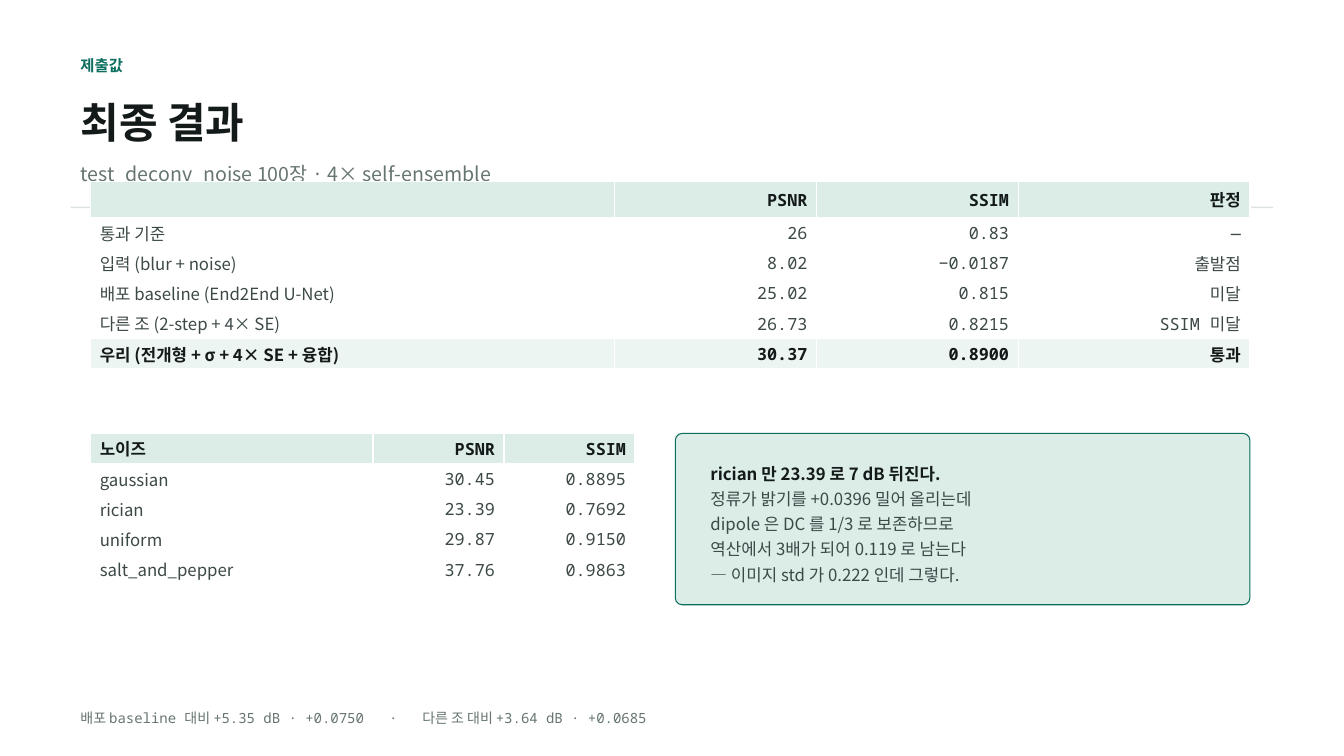
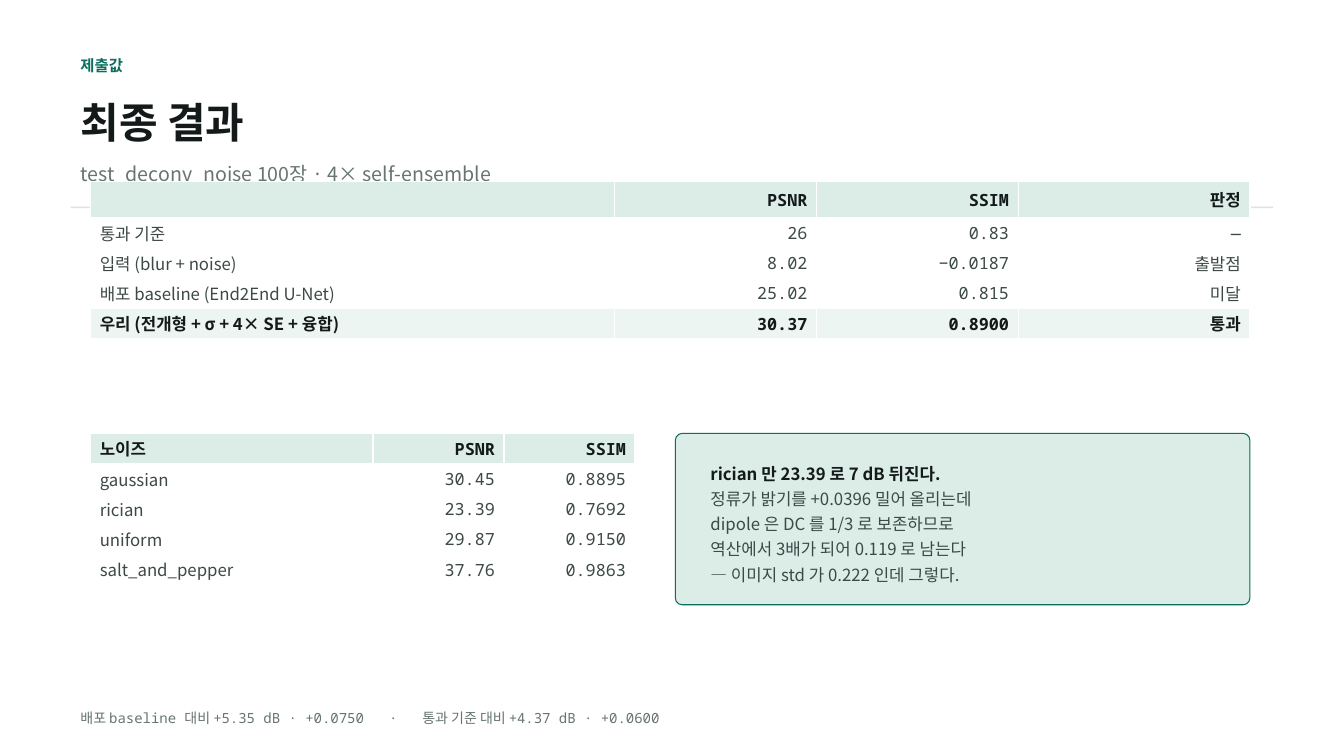
Before and after one commit to kithhooni-commits/ds-practice, a slide deck: slide 14 of 실습5/실습5_day3_발표.pptx. Drawn at 1344x756 pixels with LibreOffice and Linux fonts; fonts in the diff are those of the drawing. Boxes give left, top, right and bottom in pixels: in the first picture for what was removed or moved away, otherwise in the second. Text is boxed around its words. In the diff, an @@ line names an element or a change of style, - is before the commit and + after.

```diff
--- a/실습5/실습5_day3_발표.pptx
+++ b/실습5/실습5_day3_발표.pptx
@@ table at [91,181,1250,338] @@
-row 5: 다른 조 (2-step + 4× SE) | 26.73 | 0.8215 | SSIM 미달
@@ text at [80,711,660,724]: text changed @@
-배포 baseline 대비 +5.35 dB · +0.0750 · 다른 조 대비 +3.64 dB · +0.0685
+배포 baseline 대비 +5.35 dB · +0.0750 · 통과 기준 대비 +4.37 dB · +0.0600
```
Also in this commit, not shown: 12 other slides changed, 1 other file.
